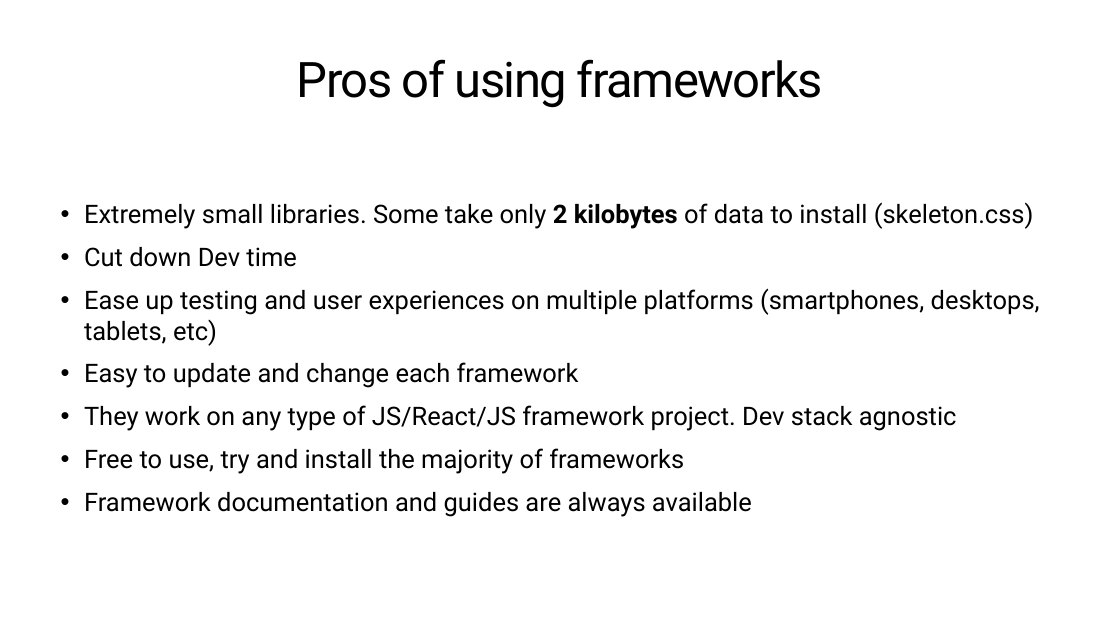
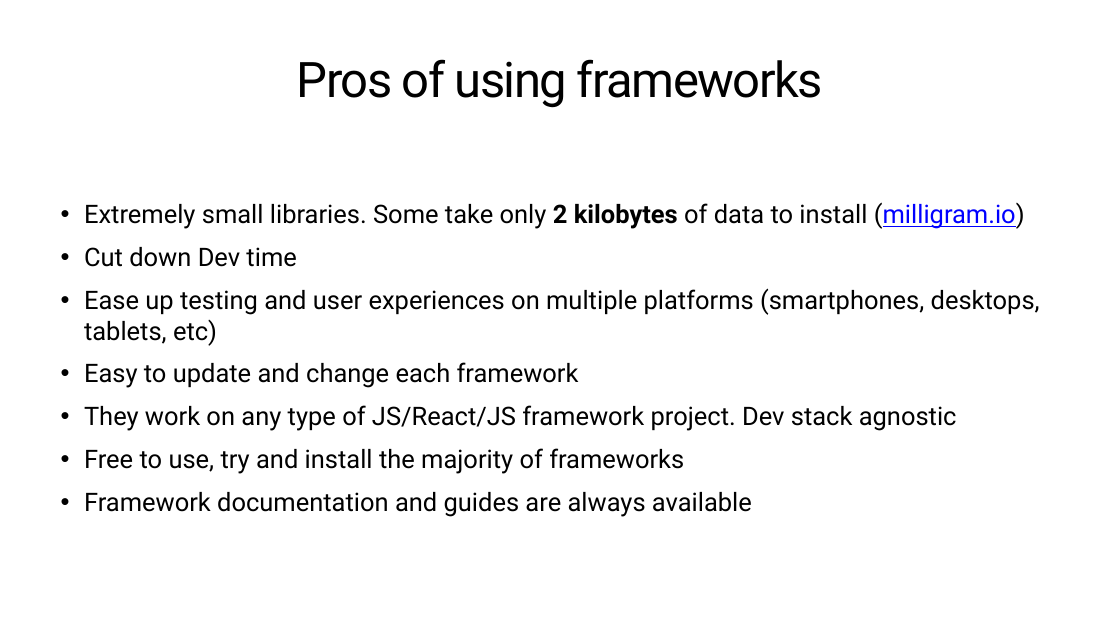
Before and after one commit to tjdev7/reactatx-css-frameworks-samples, a slide deck: slide 7 of presentationslide/CSS Frameworks - ReactATX Presentation.pptx. Drawn at 1120x630 pixels with LibreOffice and Linux fonts; fonts in the diff are those of the drawing. Boxes give left, top, right and bottom in pixels: in the first picture for what was removed or moved away, otherwise in the second. Text is boxed around its words. In the diff, an @@ line names an element or a change of style, - is before the commit and + after.

Commit message:
reactatx-css-frameworks-04
- Fixed minor typos inside the presentation

```diff
--- a/presentationslide/CSS Frameworks - ReactATX Presentation.pptx
+++ b/presentationslide/CSS Frameworks - ReactATX Presentation.pptx
@@ text at [84,202,1025,229]: text changed @@
-• Extremely small libraries. Some take only 2 kilobytes of data to install (skeleton.css)
+• Extremely small libraries. Some take only 2 kilobytes of data to install (milligram.io)
```
Also in this commit, not shown: 2 other slides changed, 2 other files.
